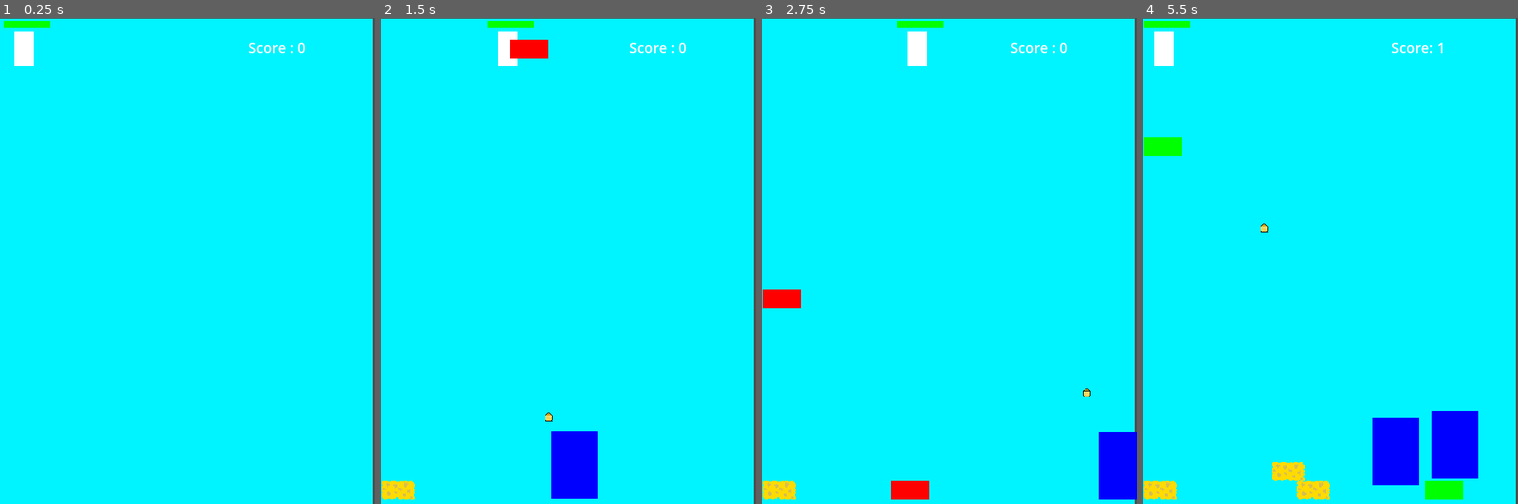
Above: before the commit, frames 1-4 (left to right).
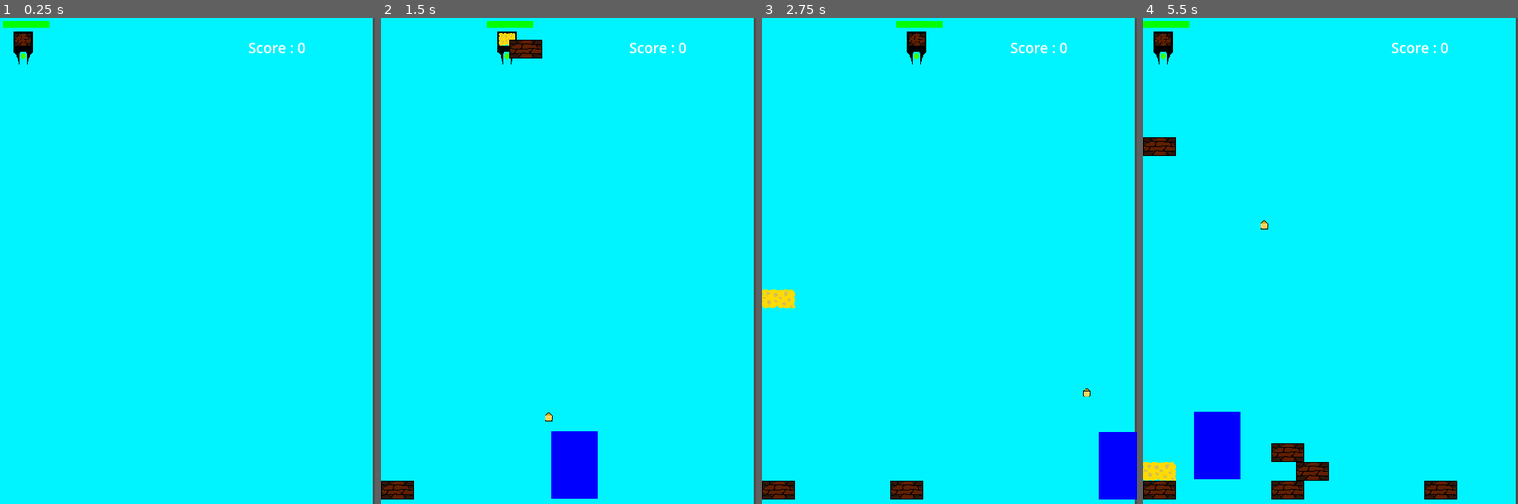
Above: after the commit, the same moments.

Repository: SH312-code/sdc-game_jam-2
Game: Godot game, scene res://Scenes/main.tscn
The game is run twice, just before and just after one commit, with the same random seed, the same clock (stepped at 60 frames per second) and the same inputs.
Inputs:
- Up to frame 1 (0.25 s): no input
- Up to frame 2 (1.5 s): hold Right (ui_right) 0.53-1.28 s; hold Space (Space_key) 0.53-1.28 s; hold Left (ui_left) from 1.28 s (still down); tap Space (Space_key) at 1.35 s
- Up to frame 3 (2.75 s): release Left (ui_left) at 2.03 s; hold Right (ui_right) from 2.03 s (still down); hold Space (Space_key) from 2.03 s (still down)
- Up to frame 4 (5.5 s): release Space (Space_key) at 2.78 s; tap Space (Space_key) at 2.85, 4.35 s; release Right (ui_right) at 3.53 s; hold Space (Space_key) 3.53-4.28 s; hold Left (ui_left) from 3.53 s (still down); hold Space (Space_key) from 5.03 s (still down)

The runs differ from the first frame. In frame 1, 0.5% of the frame differs, in the area x 0-100%, y 0-10%; in frame 2, 1.2%; in frame 3, 1.7%; in frame 4, 8.8%, in the area x 0-100%, y 0-100%.

Commit message:
Add files via upload

Diff:
--- a/Scenes/earth_brick.tscn
+++ b/Scenes/earth_brick.tscn
@@ -2,14 +2,13 @@
 
 [ext_resource type="Script" path="res://Scripts/earth_brick.gd" id="1_tly6q"]
 [ext_resource type="Script" path="res://Scripts/rigid_body_2d.gd" id="2_o6n4p"]
-
-[sub_resource type="CanvasTexture" id="CanvasTexture_pj55d"]
+[ext_resource type="Texture2D" uid="uid://c5vrs0m734pmy" path="res://Sprites/Earth_brick.png" id="3_k4xl3"]
 
 [sub_resource type="RectangleShape2D" id="RectangleShape2D_6rgwt"]
-size = Vector2(51, 25)
+size = Vector2(44, 25)
 
 [sub_resource type="RectangleShape2D" id="RectangleShape2D_p10fr"]
-size = Vector2(56, 29)
+size = Vector2(49, 29)
 
 [node name="earth_brick" type="Node2D"]
 script = ExtResource("1_tly6q")
@@ -21,12 +20,12 @@
 script = ExtResource("2_o6n4p")
 
 [node name="Sprite2D" type="Sprite2D" parent="RigidBody2D"]
-position = Vector2(25.5, 12.5)
-scale = Vector2(51, 25)
-texture = SubResource("CanvasTexture_pj55d")
+texture_filter = 1
+position = Vector2(22, 12.5)
+texture = ExtResource("3_k4xl3")
 
 [node name="CollisionShape2D2" type="CollisionShape2D" parent="RigidBody2D"]
-position = Vector2(25.5, 12.5)
+position = Vector2(22, 12.5)
 shape = SubResource("RectangleShape2D_6rgwt")
 
 [node name="Area2D_earth" type="Area2D" parent="RigidBody2D"]
@@ -34,5 +33,5 @@
 collision_mask = 26
 
 [node name="CollisionShape2D" type="CollisionShape2D" parent="RigidBody2D/Area2D_earth"]
-position = Vector2(26, 12.5)
+position = Vector2(22.5, 12.5)
 shape = SubResource("RectangleShape2D_p10fr")
--- a/Scenes/fire_brick.tscn
+++ b/Scenes/fire_brick.tscn
@@ -2,14 +2,13 @@
 
 [ext_resource type="Script" path="res://Scripts/fire_brick.gd" id="1_jf1ws"]
 [ext_resource type="Script" path="res://Scripts/rigid_body_2d.gd" id="2_280it"]
-
-[sub_resource type="CanvasTexture" id="CanvasTexture_j528i"]
+[ext_resource type="Texture2D" uid="uid://crr8lu3v7b8cp" path="res://Sprites/fire_brick.png" id="3_6w8ov"]
 
 [sub_resource type="RectangleShape2D" id="RectangleShape2D_t2b3s"]
-size = Vector2(51, 25)
+size = Vector2(44, 25)
 
 [sub_resource type="RectangleShape2D" id="RectangleShape2D_5dyjf"]
-size = Vector2(57, 35)
+size = Vector2(51, 35)
 
 [node name="fire_brick" type="Node2D"]
 script = ExtResource("1_jf1ws")
@@ -21,12 +20,12 @@
 script = ExtResource("2_280it")
 
 [node name="Sprite2D" type="Sprite2D" parent="RigidBody2D"]
-position = Vector2(25.5, 12.5)
-scale = Vector2(51, 25)
-texture = SubResource("CanvasTexture_j528i")
+texture_filter = 1
+position = Vector2(22, 12.5)
+texture = ExtResource("3_6w8ov")
 
 [node name="CollisionShape2D" type="CollisionShape2D" parent="RigidBody2D"]
-position = Vector2(25.5, 12.5)
+position = Vector2(22, 12.5)
 shape = SubResource("RectangleShape2D_t2b3s")
 
 [node name="Area2D_fire" type="Area2D" parent="RigidBody2D"]
@@ -34,5 +33,5 @@
 collision_mask = 26
 
 [node name="CollisionShape2D" type="CollisionShape2D" parent="RigidBody2D/Area2D_fire"]
-position = Vector2(25.5, 13.5)
+position = Vector2(22.5, 13.5)
 shape = SubResource("RectangleShape2D_5dyjf")
--- a/Scenes/main.tscn
+++ b/Scenes/main.tscn
@@ -1,12 +1,14 @@
-[gd_scene load_steps=9 format=3 uid="uid://o3y6yf6pakmu"]
+[gd_scene load_steps=12 format=3 uid="uid://o3y6yf6pakmu"]
 
 [ext_resource type="Script" path="res://Scripts/Hand.gd" id="1_mksxx"]
 [ext_resource type="Script" path="res://Scripts/main.gd" id="1_uftu3"]
 [ext_resource type="Texture2D" uid="uid://bywux8nk4hdlf" path="res://Sprites/red_health_bar.png" id="2_2jvgg"]
+[ext_resource type="Texture2D" uid="uid://bk48jg1vwult6" path="res://Sprites/player.png" id="3_52nsg"]
 [ext_resource type="Texture2D" uid="uid://ddku3f42frbq" path="res://Sprites/green_health_bar.png" id="3_ks44b"]
 [ext_resource type="Script" path="res://Scripts/texture_progress_bar.gd" id="4_5473x"]
-
-[sub_resource type="CanvasTexture" id="CanvasTexture_gh2yt"]
+[ext_resource type="Texture2D" uid="uid://c5vrs0m734pmy" path="res://Sprites/Earth_brick.png" id="4_m4ioc"]
+[ext_resource type="Texture2D" uid="uid://crr8lu3v7b8cp" path="res://Sprites/fire_brick.png" id="5_ve41k"]
+[ext_resource type="Texture2D" uid="uid://b0c0d2t4ka87a" path="res://Sprites/sponge brick.png" id="6_636hx"]
 
 [sub_resource type="RectangleShape2D" id="RectangleShape2D_wqork"]
 size = Vector2(26, 46)
@@ -19,25 +21,45 @@
 script = ExtResource("1_uftu3")
 
 [node name="TextureRect" type="TextureRect" parent="."]
-offset_top = -17.0
+offset_top = -19.0
 offset_right = 497.0
-offset_bottom = 656.0
+offset_bottom = 654.0
 expand_mode = 1
 
 [node name="Hand" type="Node2D" parent="."]
-position = Vector2(1, 1)
+position = Vector2(0, 1)
 script = ExtResource("1_mksxx")
 
 [node name="Sprite2D" type="Sprite2D" parent="Hand"]
-position = Vector2(31, 22.25)
-scale = Vector2(26, 45.5)
-texture = SubResource("CanvasTexture_gh2yt")
+texture_filter = 1
+position = Vector2(31, 22)
+scale = Vector2(0.25, 0.239583)
+texture = ExtResource("3_52nsg")
+
+[node name="earth" type="Sprite2D" parent="Hand"]
+texture_filter = 1
+position = Vector2(31, 9.875)
+scale = Vector2(0.5, 0.71)
+texture = ExtResource("4_m4ioc")
+
+[node name="fire" type="Sprite2D" parent="Hand"]
+texture_filter = 1
+position = Vector2(31, 9.75)
+scale = Vector2(0.5, 0.7)
+texture = ExtResource("5_ve41k")
+
+[node name="sponge" type="Sprite2D" parent="Hand"]
+texture_filter = 1
+position = Vector2(31, 9.5)
+scale = Vector2(0.34375, 0.425)
+texture = ExtResource("6_636hx")
 
 [node name="Area2D" type="Area2D" parent="Hand"]
 position = Vector2(1, 1)
 collision_mask = 12
 
 [node name="CollisionShape2D" type="CollisionShape2D" parent="Hand/Area2D"]
+visible = false
 position = Vector2(30, 21)
 shape = SubResource("RectangleShape2D_wqork")
 
--- a/Scenes/shooting_enemy.tscn
+++ b/Scenes/shooting_enemy.tscn
@@ -5,7 +5,7 @@
 [sub_resource type="CanvasTexture" id="CanvasTexture_xqgom"]
 
 [sub_resource type="RectangleShape2D" id="RectangleShape2D_428wb"]
-size = Vector2(1, 0.177778)
+size = Vector2(1, 0.111112)
 
 [sub_resource type="RectangleShape2D" id="RectangleShape2D_gxbq7"]
 size = Vector2(62, 90)
@@ -25,8 +25,7 @@
 collision_mask = 3
 
 [node name="CollisionShape2D" type="CollisionShape2D" parent="Area2D_for_damage"]
-position = Vector2(0, -0.588888)
-scale = Vector2(1, 1)
+position = Vector2(0, -0.555555)
 shape = SubResource("RectangleShape2D_428wb")
 
 [node name="Area2D2" type="Area2D" parent="."]
--- a/Scripts/Hand.gd
+++ b/Scripts/Hand.gd
@@ -11,13 +11,26 @@
 var left: bool = false
 var right: bool = false
 var stop_standing = 0
+var next_enemy = randi_range(1,100)
 signal game_lost
 #This gets the sprites that are not in the scene
 @onready var block = preload("res://Scenes/earth_brick.tscn")
 @onready var fire_block = preload("res://Scenes/fire_brick.tscn")
 @onready var sponge_block = preload("res://Scenes/sponge_brick.tscn")
 func _ready():
-	regex.compile("^Area2D_of_bullet") # Replace with function body.
+	regex.compile("^Area2D_of_bullet")
+	if next_enemy > 20:
+		$earth.visible = true
+		$fire.visible = false
+		$sponge.visible = false
+	elif next_enemy <= 20 and next_enemy > 10:
+		$earth.visible = false
+		$fire.visible = true
+		$sponge.visible = false
+	else:
+		$earth.visible = false
+		$fire.visible = false
+		$sponge.visible = true # Replace with function body.
 
 # Called every frame. 'delta' is the elapsed time since the previous frame.
 func _process(delta): #This makes the back and forth motion. The speed is multiplied by delta for consitency across diffrent computers.
@@ -41,11 +54,25 @@
 
 func _input(event): #This is used for player input and is as of 3/29/2025 being used to spwan eneimes
 	if event.is_action_pressed("Space_key") and can_shoot: # Launches bricks
-		var enemy = randi_range(0,2)
+		var enemy = next_enemy
+		next_enemy = randi_range(1,100)
 		can_shoot = false
-		if enemy == 0: spawn(block)
-		if enemy == 1: spawn(fire_block)
-		if enemy == 2: spawn(sponge_block)
+		if enemy > 20: spawn(block)
+		elif enemy <= 20 and enemy > 10: spawn(fire_block)
+		else: spawn(sponge_block)
+		if next_enemy > 20:
+			$earth.visible = true
+			$fire.visible = false
+			$sponge.visible = false
+		elif next_enemy <= 20 and next_enemy > 10:
+			$earth.visible = false
+			$fire.visible = true
+			$sponge.visible = false
+		else:
+			$earth.visible = false
+			$fire.visible = false
+			$sponge.visible = true
+
 		await get_tree().create_timer(.5).timeout
 		can_shoot = true
 	if event.is_action_pressed("ui_left") and position.x > 10:
--- a/Scripts/earth_brick.gd
+++ b/Scripts/earth_brick.gd
@@ -2,7 +2,6 @@
 var regex = RegEx.new()	 #https://docs.godotengine.org/en/stable/classes/class_regex.html
 var dt = 0
 func _ready():
-	modulate = Color(0,255,0)
 	#https://docs.godotengine.org/en/stable/classes/class_regex.html
 	regex.compile("^Area2D_fire")#This is a regular exprsion used for string lookups. The ^ means to start maching charact …(298 unchanged characters)…
 
--- a/Scripts/fire_brick.gd
+++ b/Scripts/fire_brick.gd
@@ -1,7 +1,7 @@
 extends Node2D
 var dt =0
 func _ready() -> void:
-	modulate = Color(255,0,0) # Changes color to red
+	pass
 func _process(delta: float) -> void:
 	dt += delta
 	if dt > 2.5:
--- a/Scripts/shooting_enemy.gd
+++ b/Scripts/shooting_enemy.gd
@@ -22,13 +22,15 @@
 		hold.set_x_y(position.x, position.y)
 		get_tree().current_scene.add_child(hold)
 	#When climbing they take no damage other wise they are vunerable. This makes the fire brick useful for stratgies
-	if len($Area2D2.get_overlapping_areas()) != 0: # this allows the bricks to climb
+	var contacts = [len($Area2D2.get_overlapping_areas()) != 0, len($Area2D_for_damage.get_overlapping_areas()) > 0]
+	match contacts:
+		[true, _]:
 			position.y -= 1
-	else: # prevents them standing on air
-		position.y += 1
-		if len($Area2D_for_damage.get_overlapping_areas()) > 0: #checks for collions The reason it is here is to prevent the same brick they climb from killing them
+		[false,true]:
 			died.emit()
 			queue_free()
+		[false,false]:
+			position.y += 1
 func set_x_y(x: float, y: float):
 	position = Vector2(x,y)
 func kill():
Binary file added: Sprites/Earth_brick.png
Not shown, added: Sprites/Earth_brick.png.import
Binary file added: Sprites/fire_brick.png
Not shown, added: Sprites/fire_brick.png.import
Binary file added: Sprites/player.png
Not shown, added: Sprites/player.png.import
